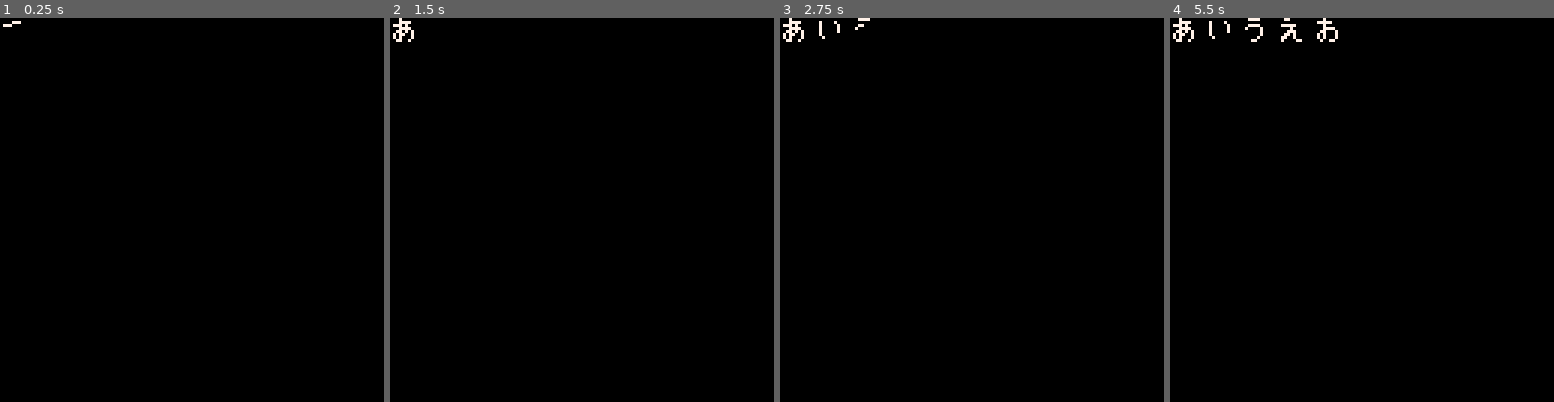
Above: before the commit, frames 1-4 (left to right).
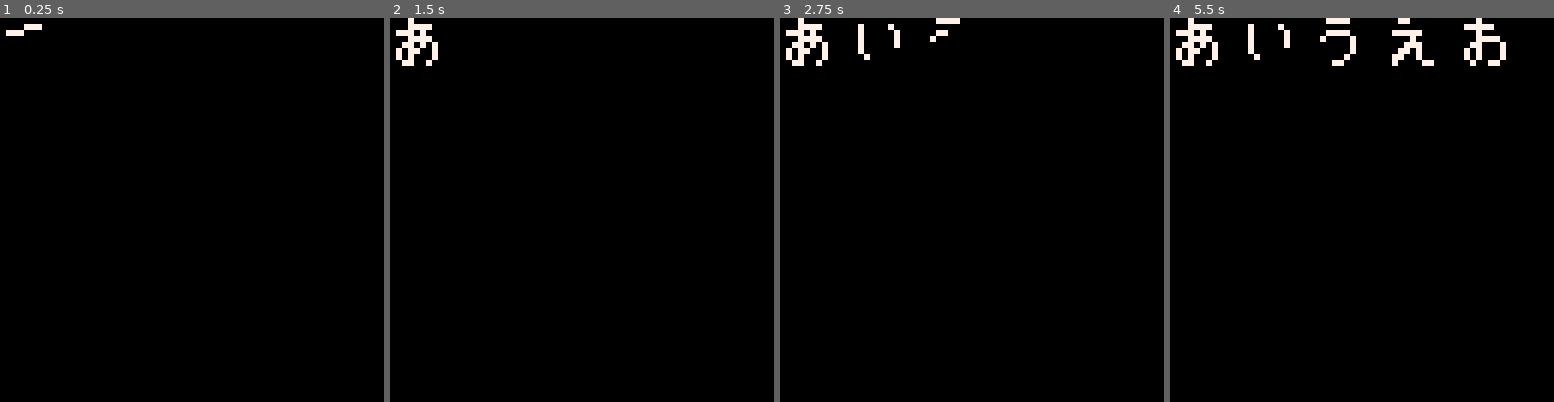
Above: after the commit, the same moments.

Repository: SestrenExsis/KanaPractice
Game: PICO-8 cartridge kana_practice.p8
Same seed, same stepped clock (60 frames per second), same inputs: the game is played once before the commit and once after it.
Inputs:
- Up to frame 1 (0.25 s): no input
- Up to frame 2 (1.5 s): tap X (X key) at 0.33, 1.07 s
- Up to frame 3 (2.75 s): hold Right 1.6-2.1 s; tap X (X key) at 1.85 s; hold Up 2.15-2.42 s; hold Right from 2.47 s (still down)
- Up to frame 4 (5.5 s): tap X (X key) at 2.97, 4.08, 5.2 s; release Right at 3.03 s; hold Left 3.08-3.58 s; hold Down 3.63-3.97 s; hold Right 4.02-4.68 s; hold Up 4.73-5.03 s; hold Left from 5.08 s (still down)

The runs differ from the first frame. In frame 1, 0.2% of the frame differs, in the area x 0-11%, y 0-5%; in frame 2, 0.7%; in frame 3, 1.2%; in frame 4, 2.6%, in the area x 0-88%, y 0-13%.

Commit message:
Allow for scaling of kana drawing

Diff:
--- a/kana_practice.p8
+++ b/kana_practice.p8
@@ -58,14 +58,15 @@
 	"wa","  ","  ","  ","wo",
 	"n"
 	}
+	local s=2 -- scale
 	for k,v in pairs(list) do
-		local s=strokes(v)
+		local p=strokes(v)
 		local i=0
 		if v~="  " then
-			x=12*((k-1)%5)
-			y=12*(flr((k-1)/5))
+			x=(1.5*s*8)*((k-1)%5)
+			y=(1.5*s*8)*(flr((k-1)/5))
 			while (true) do
-				if drawkana(s,i,x,y) then
+				if drawkana(p,i,x,y,s) then
 					break
 				end
 				flip()
@@ -282,12 +283,25 @@
 	return res
 end
 
-function drawkana(s,i,x,y)
-	for points in all(s) do
+function drawkana(
+	p,   -- points table
+	i,   -- progression counter
+	x,y, -- upper left corner
+	s    -- scale in pixels
+	) -- return type: bool
+	for points in all(p) do
 		for pt in all(points) do
 			i-=1
 			if (i<=0) break
-			pset(x+pt.x,y+pt.y,7)
+			if s==1 then
+				pset(x+pt.x,y+pt.y,7)
+			else
+				local top=y+s*pt.y
+				local lft=x+s*pt.x
+				local btm=top+s-1
+				local rgt=lft+s-1
+				rectfill(lft,top,rgt,btm,7)
+			end
 		end
 		i-=5
 		if (i<=0) break
